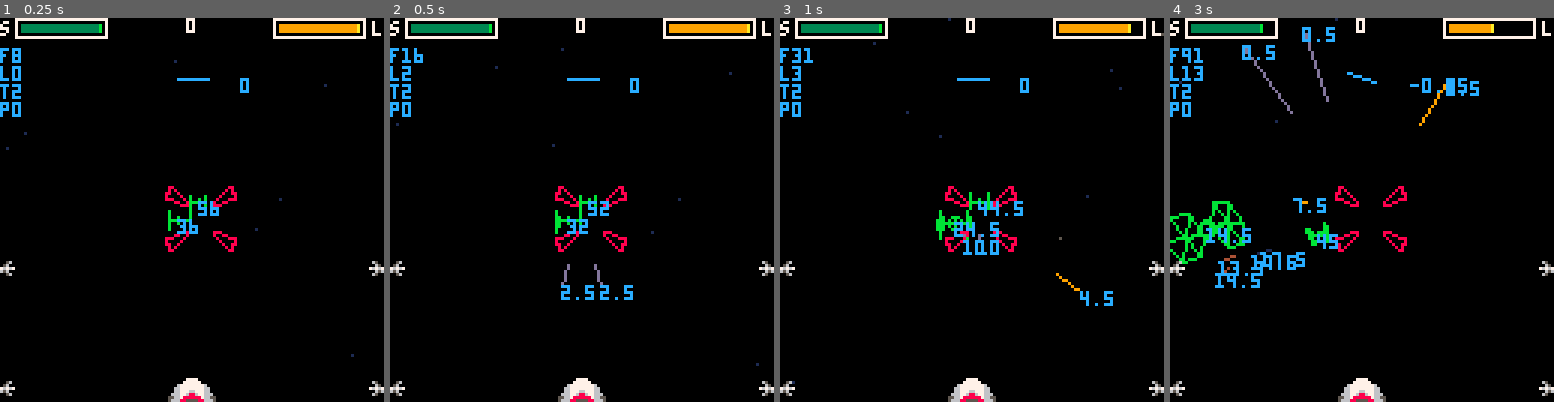
Above: before the commit, frames 1-4 (left to right).
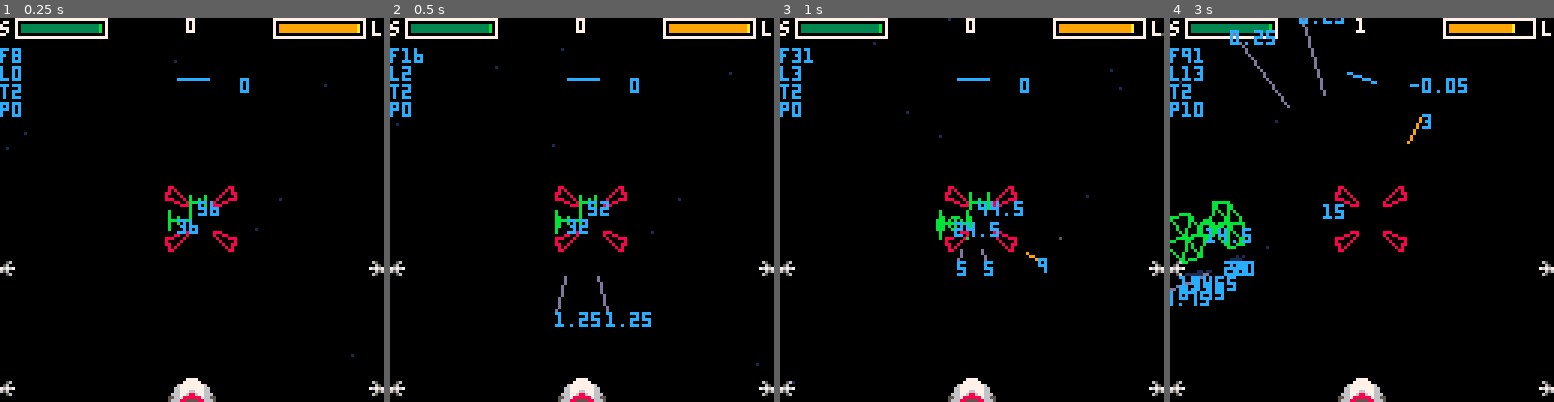
Above: after the commit, the same moments.

Repository: xavier/pico8
Game: PICO-8 cartridge games/xwing.p8
The game is run twice, just before and just after one commit, with the same random seed, the same clock (stepped at 60 frames per second) and the same inputs.
Inputs:
- Up to frame 1 (0.25 s): no input
- Up to frame 2 (0.5 s): tap X (X key) at 0.33 s
- Up to frame 3 (1 s): tap O (Z key) at 0.7 s
- Up to frame 4 (3 s): tap X (X key) at 1.07, 1.85, 2.97 s; hold Right 1.6-2.1 s; tap O (Z key) every 0.4 s from 1.7 to 2.9 s; hold Up 2.15-2.42 s; hold Right from 2.47 s (still down)

Frame 1 is identical in both runs. In frame 2, 0.8% of the frame differs, in the area x 42-68%, y 64-81%; in frame 3, 0.7%; in frame 4, 3.3%, in the area x 0-90%, y 0-75%.

Commit message:
Add laser velocity vector and torpedo blast

Diff:
--- a/games/xwing.p8
+++ b/games/xwing.p8
@@ -58,6 +58,20 @@
   particles_add(particle_new(x, y, rnd(30), rnd(64)/64, 1+rnd(5), 8+rnd(3)))
  end
 end
+
+function particle_shockwave(x, y, energy, speed)
+ particles_add({
+  pos_x  = x,
+  pos_y  = y,
+  vel    = speed,
+  radius = 0,
+  nrg    = energy,
+  dcy    = 1/energy,
+  col    = 12,
+  shock  = true
+ })
+end
+
 
 function particle_new(x, y, energy, angle, speed, col)
  return {
@@ -90,9 +104,13 @@
   particle = particles_pool[i]
   particle.nrg -= 1
   if particle.nrg > 0 then
-   particle.pos_x += particle.vel_x
-   particle.pos_y += particle.vel_y
-   particle.col = particle_color(particle.nrg * particle.dcy, particle.col)
+   if particle.shock then
+    particle.radius += particle.vel
+   else
+    particle.pos_x += particle.vel_x
+    particle.pos_y += particle.vel_y
+    particle.col = particle_color(particle.nrg * particle.dcy, particle.col)
+   end
   end
  end
 end
@@ -114,7 +132,11 @@
 function draw_particles()
  for particle in all(particles_pool) do
   if particle.nrg > 0 then
-   pset(particle.pos_x, particle.pos_y, particle.col)
+   if particle.shock then
+    circ(particle.pos_x, particle.pos_y, particle.radius, particle.col)
+   else
+    pset(particle.pos_x, particle.pos_y, particle.col)
+   end
   end
  end
 end
@@ -150,36 +172,39 @@
 
  local laser = {
   pos=rotate_z(scene_cam[1]-x*4, scene_cam[2]-y-2, 0, xwing.roll),
-  col=9
+  vel={0,0,1},
+  col=9,
+  blast_radius=1
  }
 
  add(lasers, laser)
 
  xwing.cannon = (xwing.cannon + 1) % 4
- xwing.lasers_level = max(0, xwing.lasers_level - 0.1)
+ xwing.lasers_level = max(0, xwing.lasers_level - 0.05)
 end
 
 function fire_torpedo()
-
- local left_torpedo = {
-  pos=rotate_z(scene_cam[1]-0.5, scene_cam[2]-2, 0, xwing.roll),
-  col=13,
-  torpedo=true
- }
- local right_torpedo = {
-  pos=rotate_z(scene_cam[1]+0.5, scene_cam[2]-2, 0, xwing.roll),
-  col=13,
-  torpedo=true
- }
+ local left_torpedo  = new_torpedo(rotate_z(scene_cam[1]-0.5, scene_cam[2]-2, 0, xwing.roll))
+ local right_torpedo = new_torpedo(rotate_z(scene_cam[1]+0.5, scene_cam[2]-2, 0, xwing.roll))
 
  add(lasers, left_torpedo)
  add(lasers, right_torpedo)
 end
 
+function new_torpedo(pos)
+ return {
+  pos=pos,
+  vel={0,0,0.25},
+  col=13,
+  torpedo=true,
+  blast_radius=2
+ }
+end
+
 
 function update_lasers()
  for laser in all(lasers) do
-  laser.pos[3] += 0.5
+  laser.pos = addv(laser.pos, laser.vel)
   if laser.pos[3] > 20 then
    laser.col = 0
   elseif laser.pos[3] > 10 then
@@ -290,13 +315,19 @@
  for laser in all(lasers) do
   if laser.col != 0 then
    for tie in all(ties) do
-    if not tie.destroyed and distv(laser.pos, tie.pos) < 1 then
+    if not tie.destroyed and distv(laser.pos, tie.pos) < laser.blast_radius then
+     sfx(4+rnd(3))
      tie.destroyed = true
      tie.respawn = 30*(2+rnd(3))
      laser.col = 0
      xwing.score += 1
      local pos = projectv(tie.pos)
-     particle_explosion(pos.x, pos.y, 10+rnd(10))
+     if laser.torpedo then
+      particle_shockwave(pos.x, pos.y, 32, 2)
+      particle_explosion(pos.x, pos.y, 10)
+     else
+      particle_explosion(pos.x, pos.y, 10+rnd(10))
+     end
      break
     end
    end
